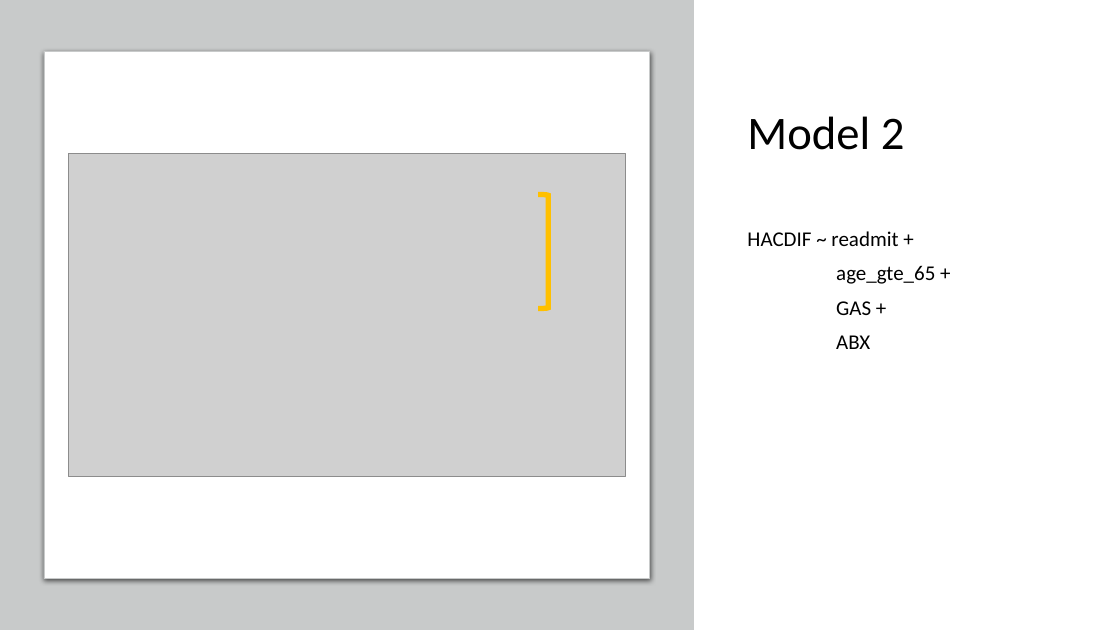
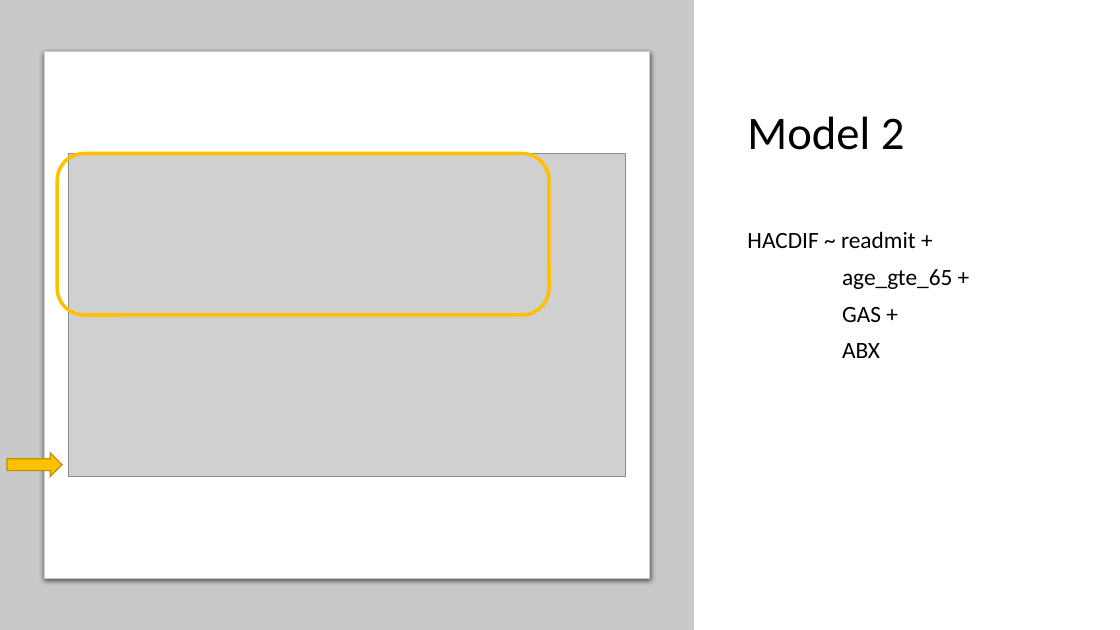
Before and after one commit to steph-rey/MS-CDI_Risk, a slide deck: slide 10 of CDI_Risk_Assessment_Model_Presentation_2021-02-02.pptx. Drawn at 1120x630 pixels with LibreOffice and Linux fonts; fonts in the diff are those of the drawing; grey boxes stand for pictures. Boxes give left, top, right and bottom in pixels: in the first picture for what was removed or moved away, otherwise in the second. Text is boxed around its words. In the diff, an @@ line names an element or a change of style, - is before the commit and + after.

```diff
--- a/CDI_Risk_Assessment_Model_Presentation_2021-02-02.pptx
+++ b/CDI_Risk_Assessment_Model_Presentation_2021-02-02.pptx
@@ rounded rectangle added at [57,154,549,315], outline #FFC000 3 pt @@
@@ right bracket removed at [539,195,549,309] @@
@@ text "HACDIF ~ readmit +" at [747,231,952,358]: size 18 to 20 pt @@
@@ right arrow added at [7,453,61,476], fill #FFC000, outline #BD8E00 1 pt @@
```
Also in this commit, not shown: 10 other slides changed, 3 slides added, 1 other file.
